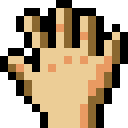
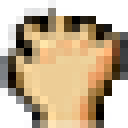
Layers edited between the first and the second (128, 128) image:
added layer "8ULrVhh" above "Background copy" over [0, 0, 128, 128]
hid "Background copy" over [0, 0, 128, 128]
